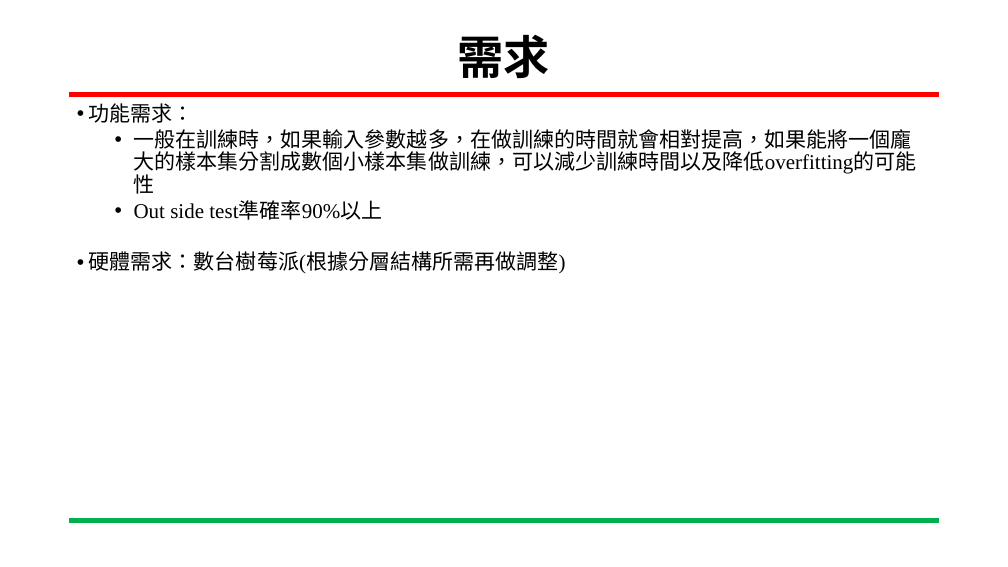
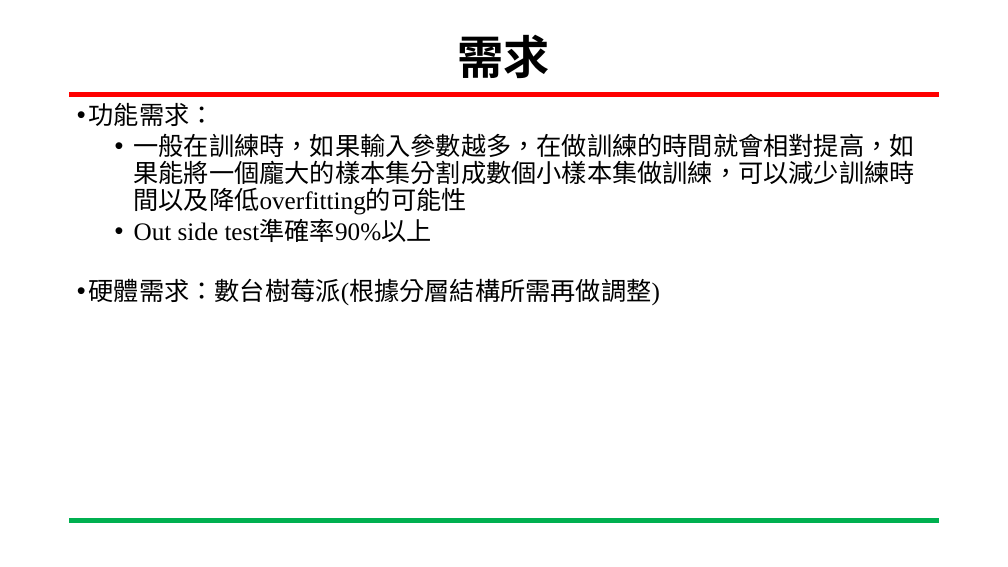
Before and after one commit to YUXING-LEE/image_process, a slide deck: slide 2 of final/基於分散式網路架構進行階層式分類.pptx. Drawn at 1008x567 pixels with LibreOffice and Linux fonts; fonts in the diff are those of the drawing; background and template pictures are left out. Boxes give left, top, right and bottom in pixels: in the first picture for what was removed or moved away, otherwise in the second. Text is boxed around its words. In the diff, an @@ line names an element or a change of style, - is before the commit and + after.

```diff
--- a/final/基於分散式網路架構進行階層式分類.pptx
+++ b/final/基於分散式網路架構進行階層式分類.pptx
@@ text "功能需求：" at (89,103,915,305): size 20 to 24 pt @@
```
Also in this commit, not shown: 2 other slides changed.
